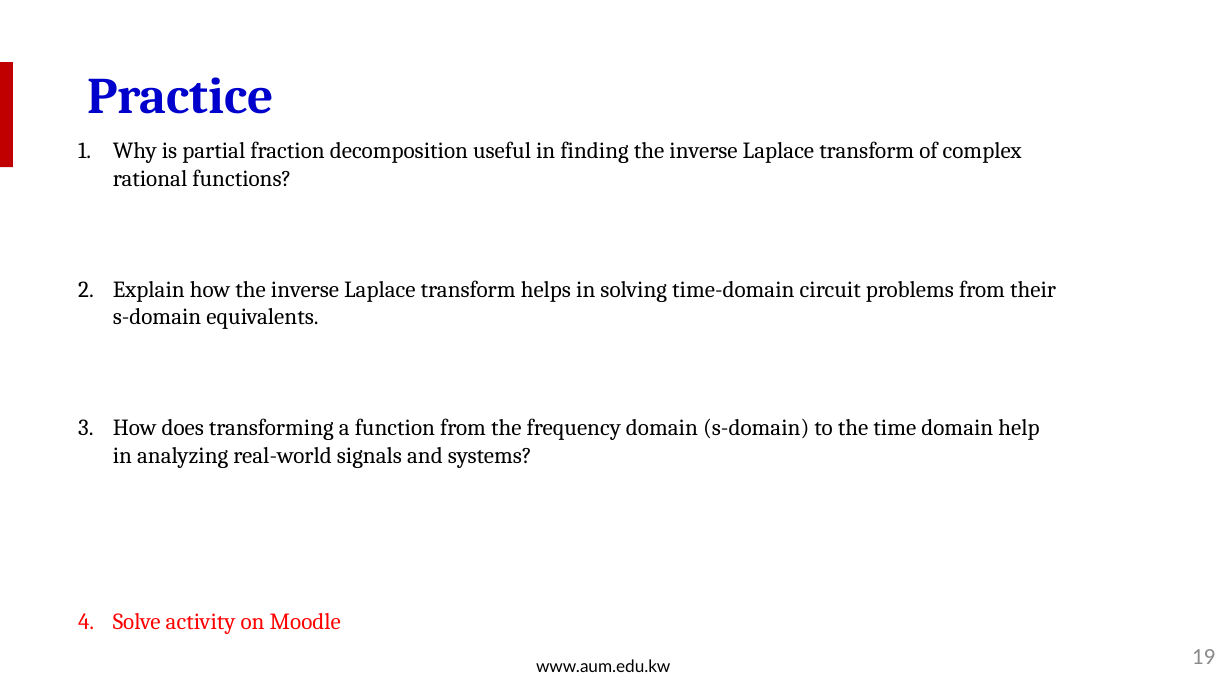
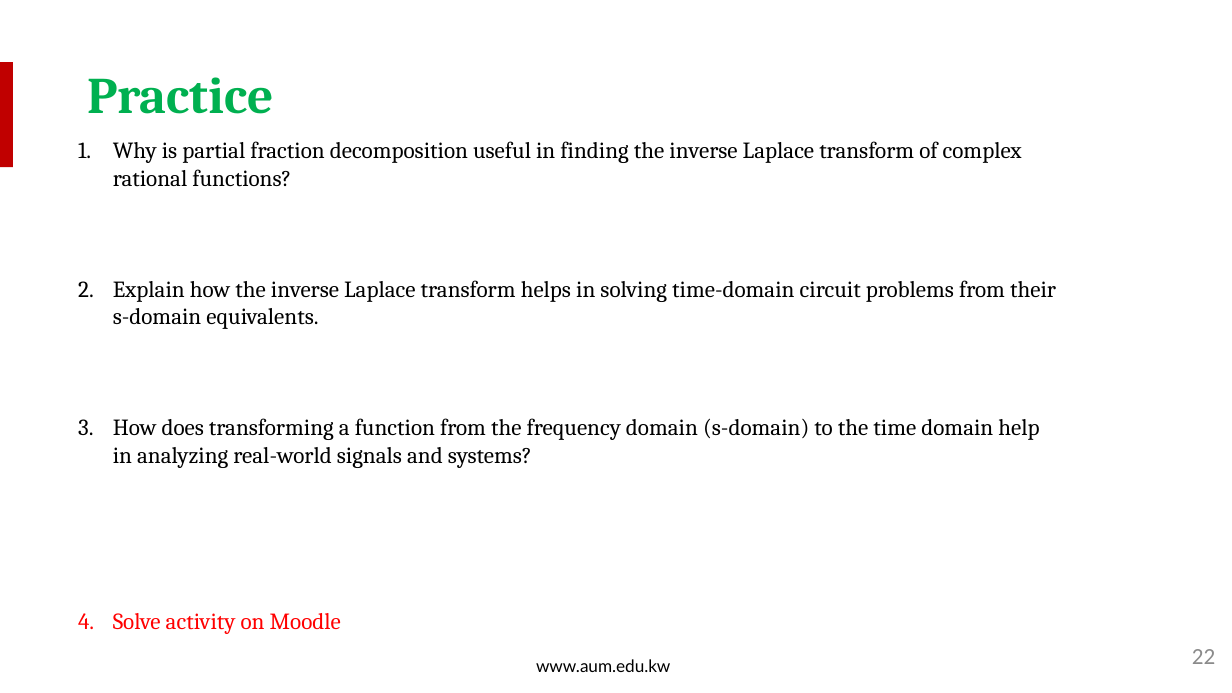
Before and after one commit to salmanrazzaq1993/AUM-WORK, a slide deck: slide 22 of PP WORK/Instructor Version/Week 3/Week 3 Lecture 2 - ILT.pptx (slide 19 before the commit). Drawn at 1232x693 pixels with LibreOffice and Linux fonts; fonts in the diff are those of the drawing; background and template pictures are left out. Boxes give left, top, right and bottom in pixels: in the first picture for what was removed or moved away, otherwise in the second. Text is boxed around its words. In the diff, an @@ line names an element or a change of style, - is before the commit and + after.

```diff
--- a/PP WORK/Instructor Version/Week 3/Week 3 Lecture 2 - ILT.pptx
+++ b/PP WORK/Instructor Version/Week 3/Week 3 Lecture 2 - ILT.pptx
@@ text "Practice" at (87,77,273,114): text colour #0000CC to #00B050 @@
@@ page number at (1192,649,1215,664): text changed @@
-19
+22
```
Also in this commit, not shown: 14 other slides changed, 3 slides added.
